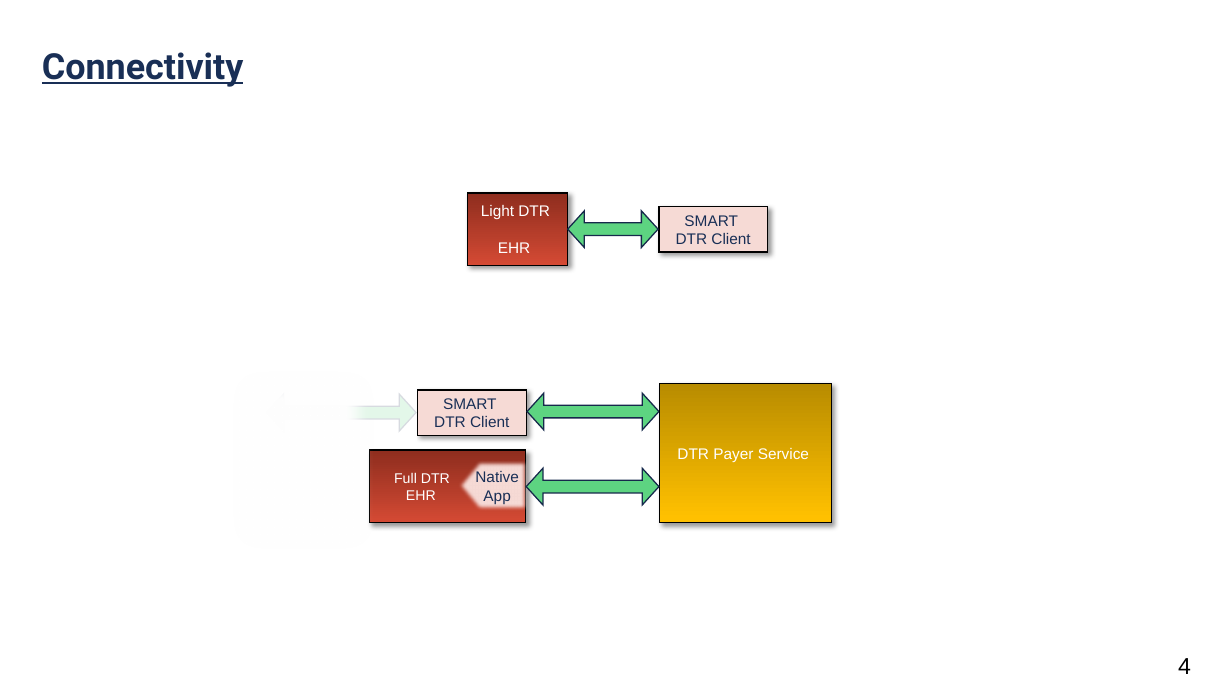
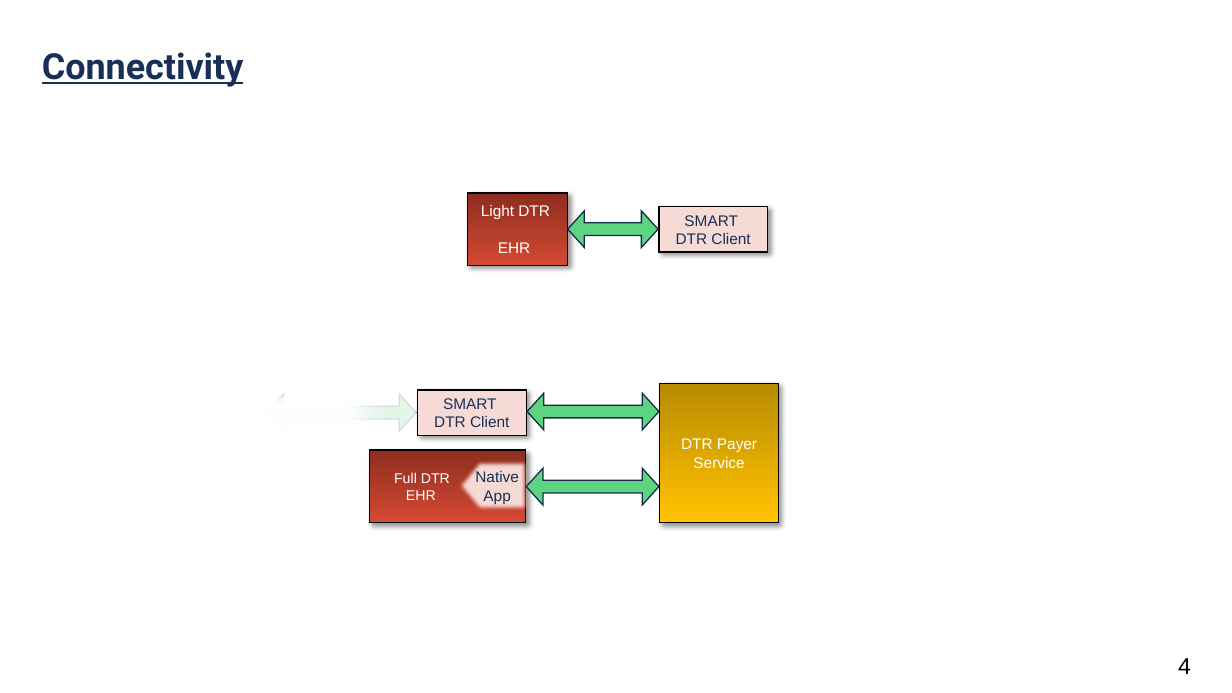
Before and after one commit to HL7/davinci-dtr, a slide deck: slide 4 of input/images-source/CRD_DTR_Flow.pptx. Drawn at 1232x693 pixels with LibreOffice and Linux fonts; fonts in the diff are those of the drawing. Boxes give left, top, right and bottom in pixels: in the first picture for what was removed or moved away, otherwise in the second. Text is boxed around its words. In the diff, an @@ line names an element or a change of style, - is before the commit and + after.

```diff
--- a/input/images-source/CRD_DTR_Flow.pptx
+++ b/input/images-source/CRD_DTR_Flow.pptx
@@ rectangle: place and size @@
-rectangle at [226, 363, 382, 557]
+rectangle at [172, 346, 401, 540]
@@ rectangle: place and size @@
-rectangle at [261, 387, 417, 443]
+rectangle at [341, 387, 416, 443]
@@ rectangle "DTR Payer Service": place and size @@
-rectangle "DTR Payer Service" at [660, 384, 832, 523]
+rectangle "DTR Payer Service" at [660, 384, 778, 523]
@@ rectangle "DTR Payer Service" at [660, 384, 778, 523]: alignment left to centre @@
```
